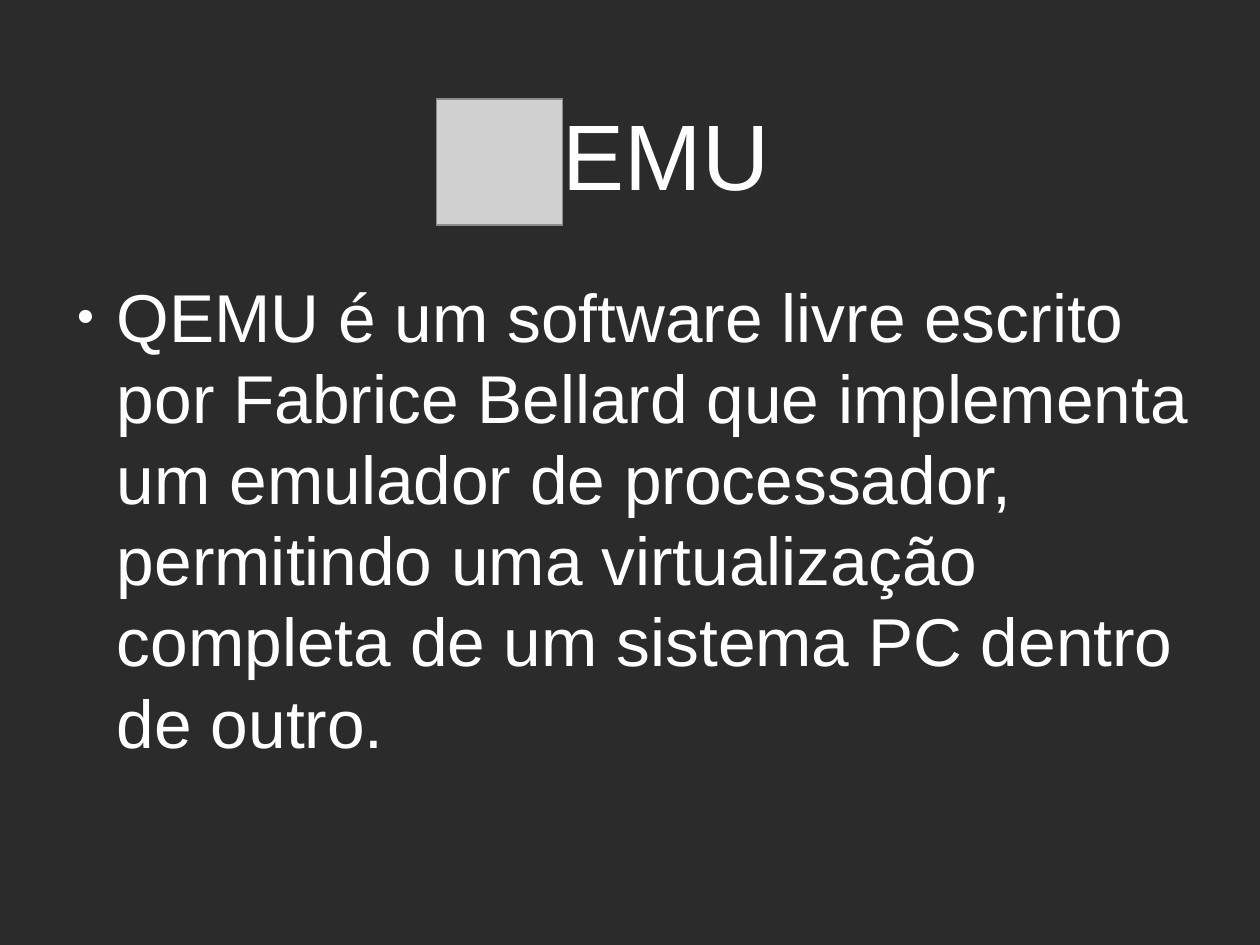
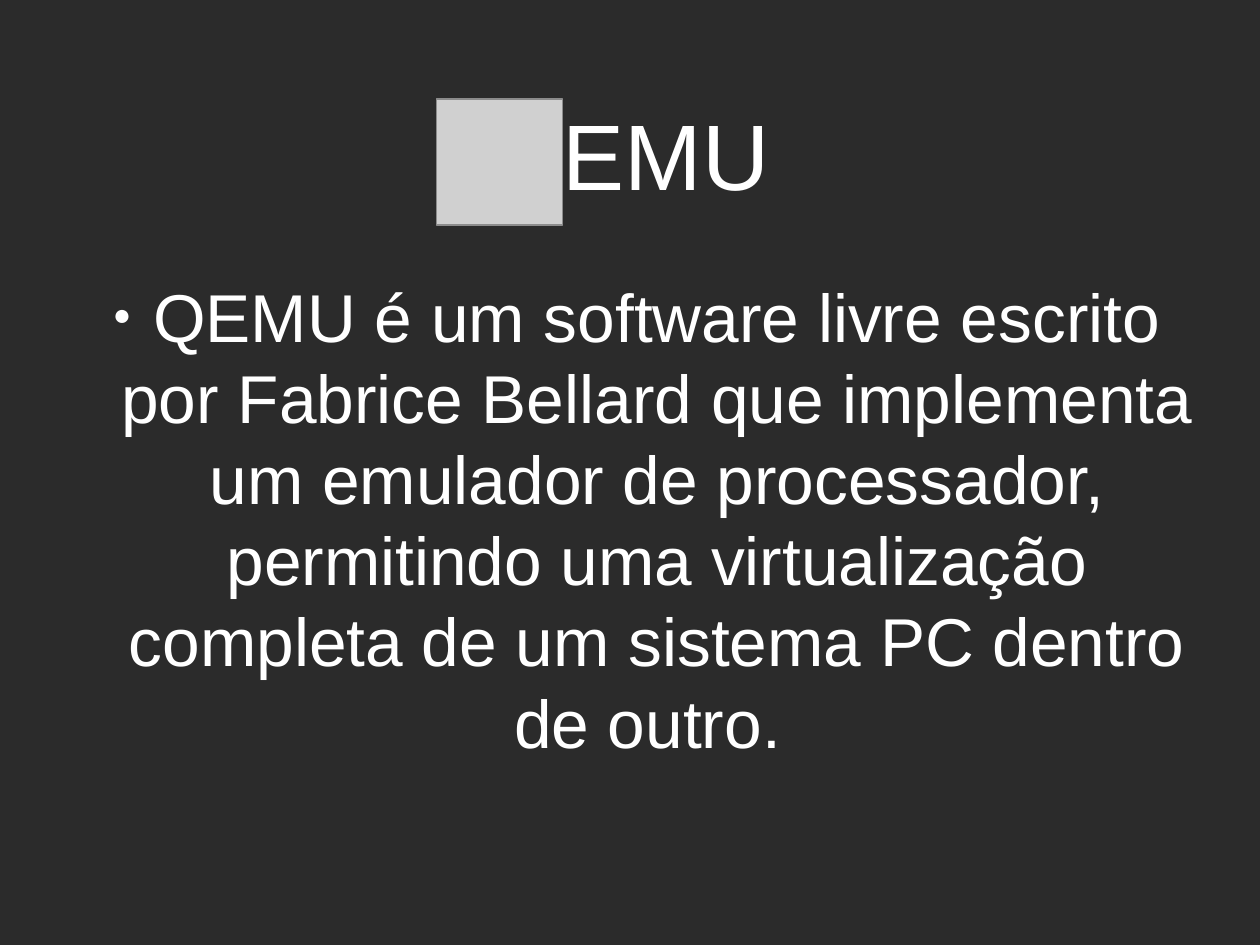
Before and after one commit to matholiveira91/3poticon, a slide deck: slide 7 of proxmoxve.odp. Drawn at 1260x945 pixels with LibreOffice and Linux fonts; fonts in the diff are those of the drawing; grey boxes stand for pictures; background and template pictures are left out; a plain dark background stands for a picture behind light text. Boxes give left, top, right and bottom in pixels: in the first picture for what was removed or moved away, otherwise in the second. Text is boxed around its words. In the diff, an @@ line names an element or a change of style, - is before the commit and + after.

```diff
--- a/proxmoxve.odp
+++ b/proxmoxve.odp
@@ text "QEMU é um software livre ..." at bbox=[121, 292, 1192, 749]: alignment left to centre @@
```
Also in this commit, not shown: 7 other slides changed, 2 slides added, 1 slide removed, 3 other files.
